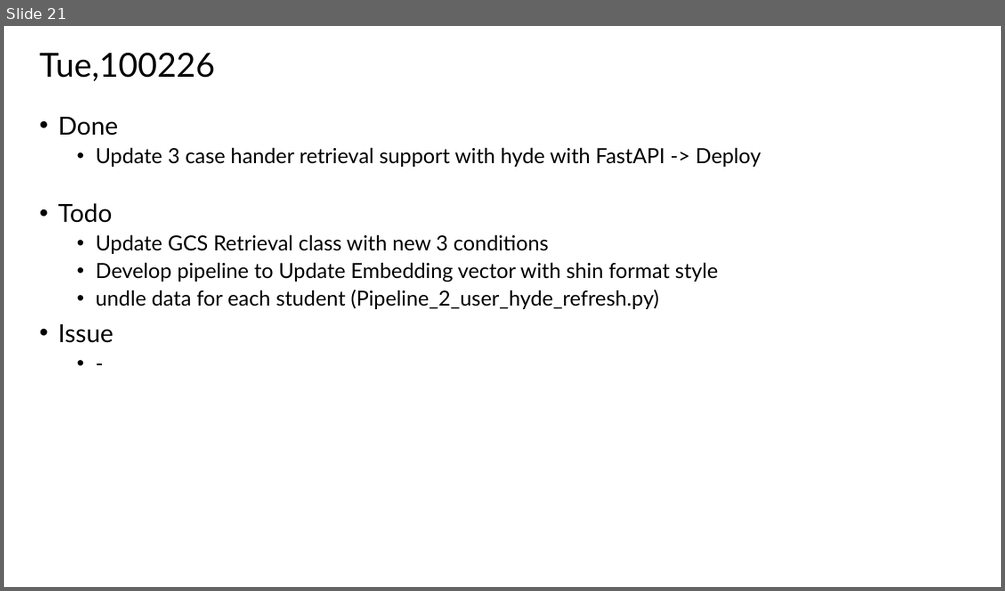
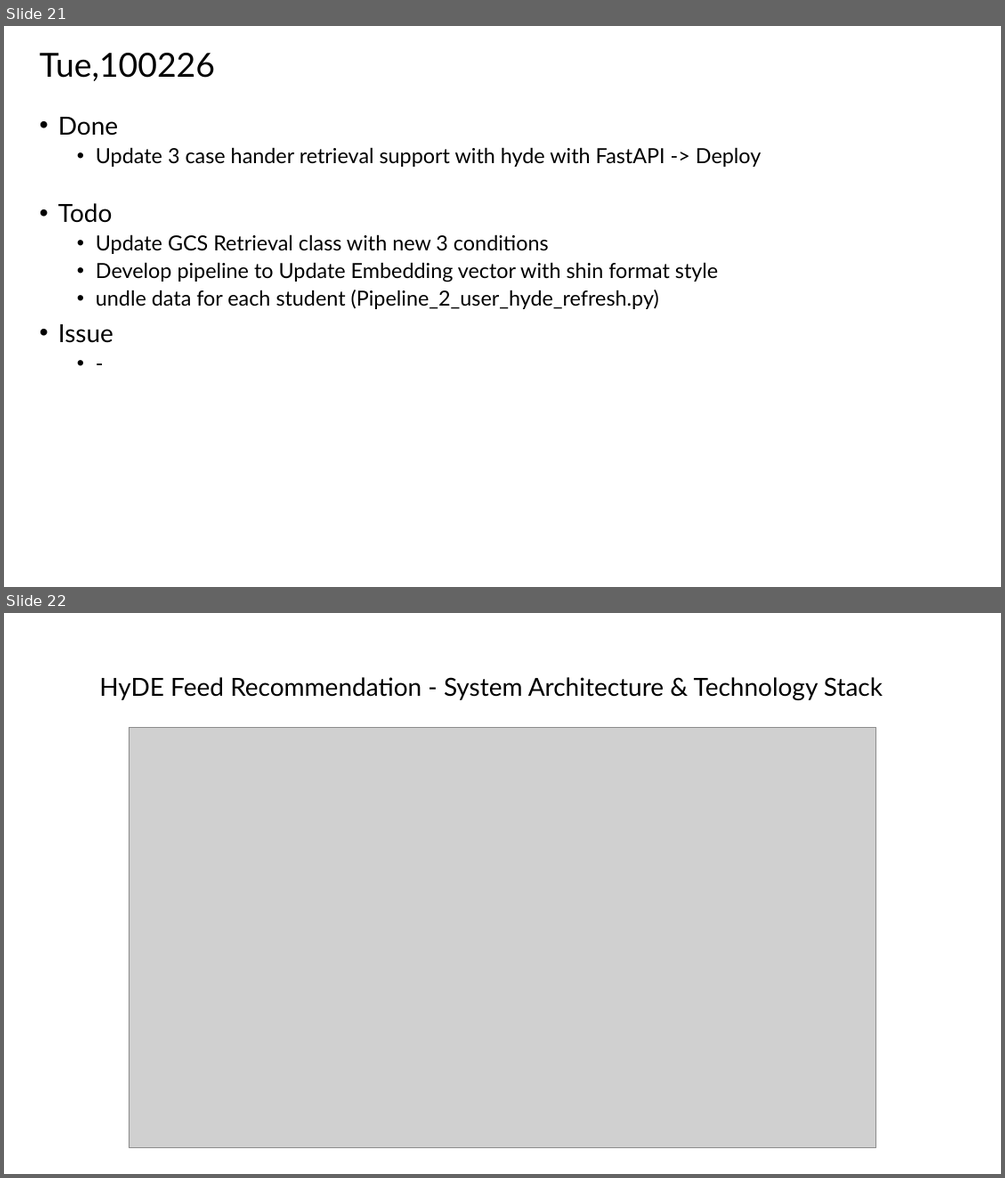
Before and after one commit to TunKedsaro/Hyde, a slide deck: logs/Ghostdeck.pptx. Shown one above the other, each under a label of ours: slide 21 before the commit, slides 21 and 22 after it. The pictures are 1005x591 and 1005x1178 pixels, drawn with LibreOffice and Linux fonts; fonts in the diff are those of the drawing; grey boxes stand for pictures. Boxes give left, top, right and bottom in pixels: in the first picture for what was removed or moved away, otherwise in the second. Text is boxed around its words. In the diff, an @@ line names an element or a change of style, - is before the commit and + after.

```diff
--- a/logs/Ghostdeck.pptx
+++ b/logs/Ghostdeck.pptx
@@ slide 22 added at bbox=[4, 613, 1001, 1174], background #FFFFFF @@
@@ text added at bbox=[99, 677, 882, 700], 24 pt, text #000000 @@
+HyDE Feed Recommendation - System Architecture & Technology Stack
@@ picture added at bbox=[129, 727, 877, 1147] @@
```
Also in this commit, not shown: 9 other files.
